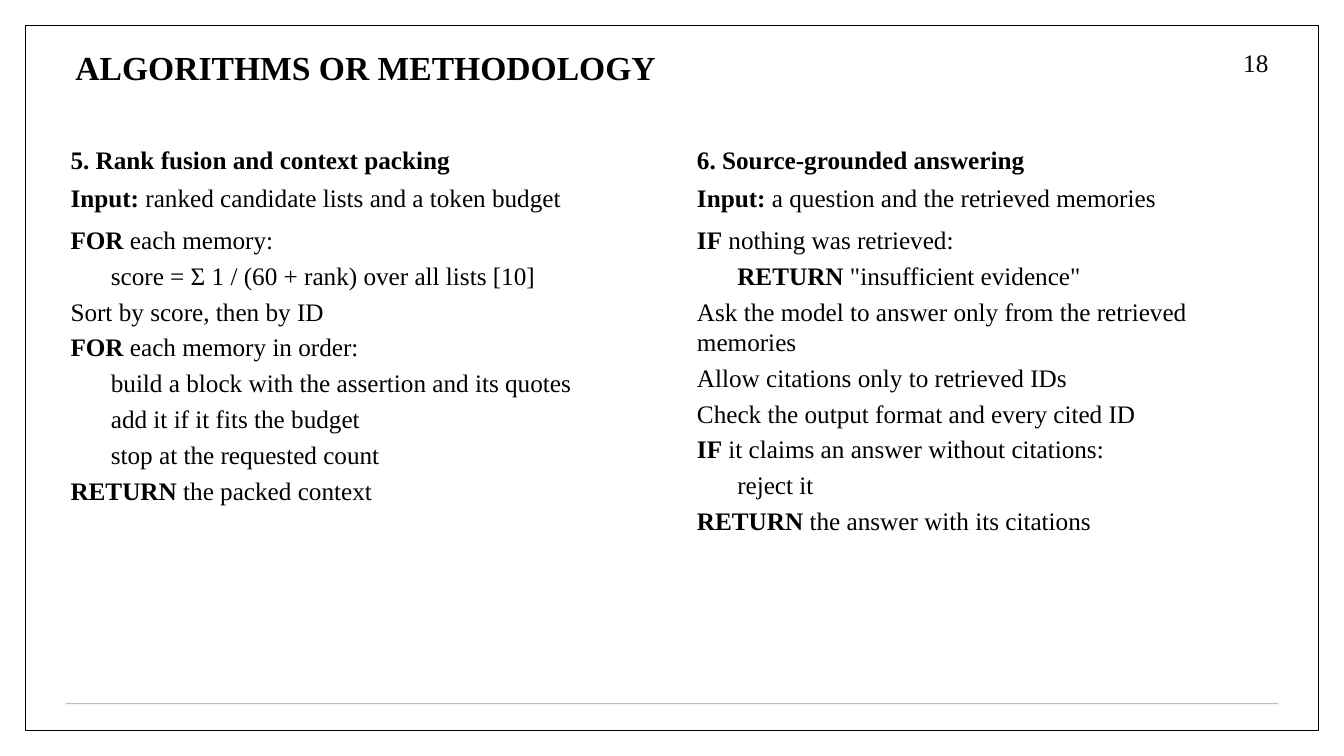
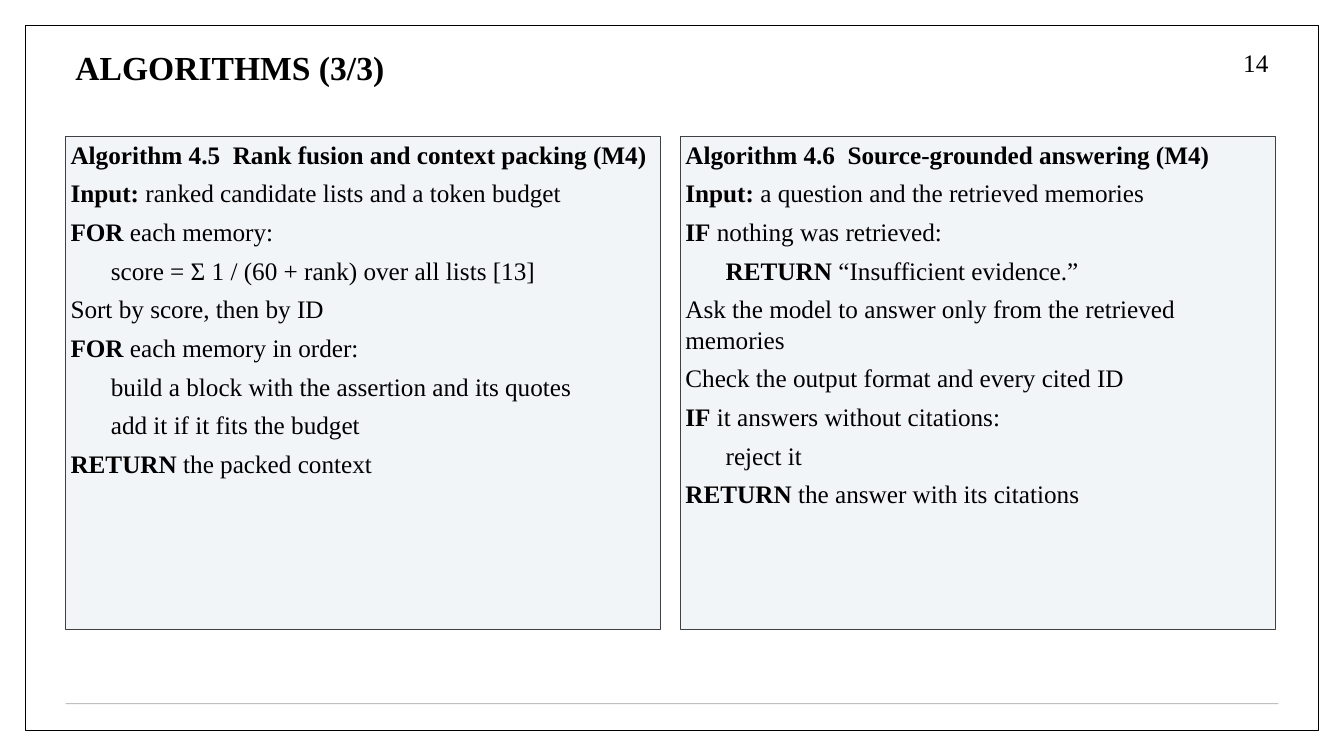
Before and after one commit to aryaniyaps/sdp-2026, a slide deck: slide 14 of P1_R2_13.pptx (slide 18 before the commit). Drawn at 1344x756 pixels with LibreOffice and Linux fonts; fonts in the diff are those of the drawing. Boxes give left, top, right and bottom in pixels: in the first picture for what was removed or moved away, otherwise in the second. Text is boxed around its words. In the diff, an @@ line names an element or a change of style, - is before the commit and + after.

```diff
--- a/P1_R2_13.pptx
+++ b/P1_R2_13.pptx
@@ title at [75,57,384,87]: text changed @@
-ALGORITHMS OR METHODOLOGY
+ALGORITHMS (3/3)
@@ page number at [1243,55,1268,72]: text changed @@
-18
+14
@@ rectangle "Algorithm 4.5 Rank fusion and ...": place and size @@
-rectangle "Algorithm 4.5 Rank fusion and ..." at [71,151,571,506]
+rectangle "Algorithm 4.5 Rank fusion and ..." at [66,136,660,630]
@@ rectangle "Algorithm 4.5 Rank fusion and ..." at [66,136,660,630]: fill none to #F2F5F8; outline none to #404040 0.75 pt @@
@@ text in rectangle at [71,146,646,170]: text changed @@
-5. Rank fusion and context packing
+Algorithm 4.5 Rank fusion and context packing (M4)
@@ rectangle "Algorithm 4.6 Source-grounded answering (M4)" at [681,136,1275,630]: fill none to #F2F5F8; outline none to #404040 0.75 pt @@
@@ rectangle "Algorithm 4.6 Source-grounded answering (M4)": place and size @@
-rectangle "Algorithm 4.6 Source-grounded answering (M4)" at [697,151,1186,531]
+rectangle "Algorithm 4.6 Source-grounded answering (M4)" at [681,136,1275,630]
@@ text in rectangle at [685,146,1209,170]: text changed @@
-6. Source-grounded answering
+Algorithm 4.6 Source-grounded answering (M4)
@@ text in rectangle at [71,184,571,479]: less space between paragraphs; more space between paragraphs @@
@@ text in rectangle at [685,184,1174,504]: less space between paragraphs; more space between paragraphs @@
@@ text in rectangle at [111,262,535,285]: text changed @@
-score = Σ 1 / (60 + rank) over all lists [10]
+score = Σ 1 / (60 + rank) over all lists [13]
@@ text in rectangle at [726,262,1078,281]: text changed @@
-RETURN "insufficient evidence"
+RETURN “Insufficient evidence.”
@@ text in rectangle at [697,369,1066,393]: paragraph removed @@
-Allow citations only to retrieved IDs
@@ text in rectangle at [685,408,1000,427]: text changed @@
-IF it claims an answer without citations:
+IF it answers without citations:
@@ text in rectangle at [111,446,379,470]: paragraph removed @@
-stop at the requested count
```
Also in this commit, not shown: 12 other slides changed, 10 slides added, 19 slides removed, 1 other file.
